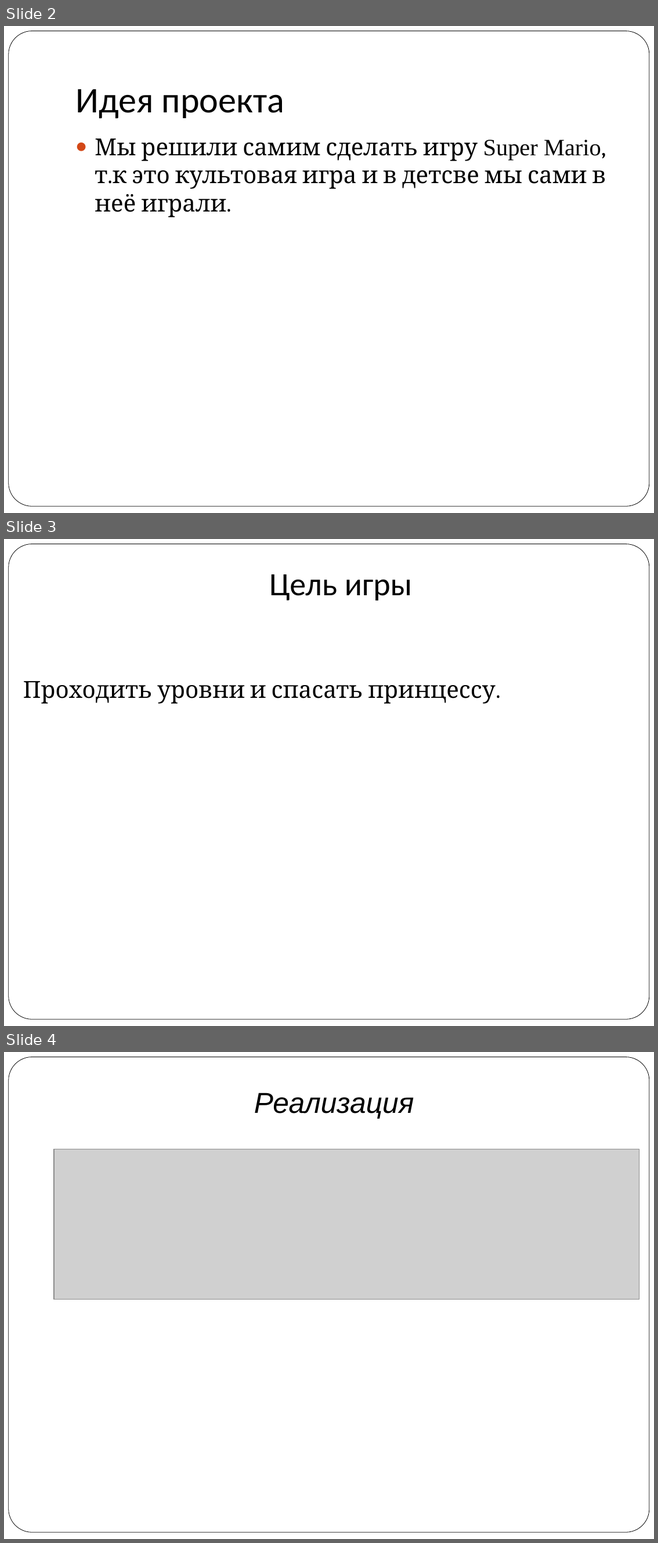
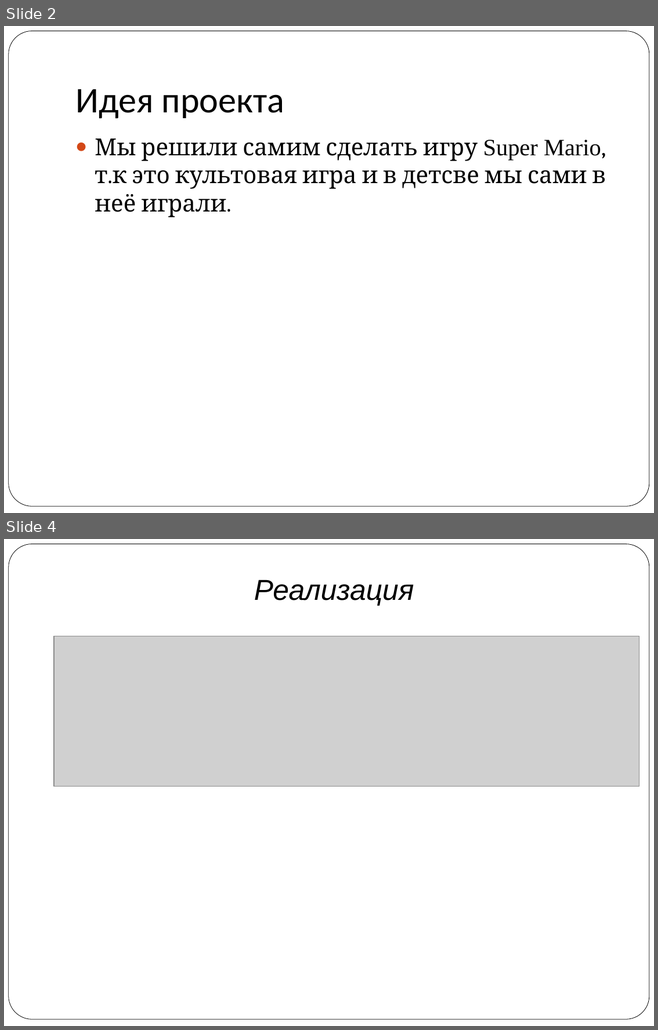
Before and after one commit to vitaly06/SuperMario, a slide deck: piton.ppt. Shown one above the other, each under a label of ours: slides 2, 3 and 4 before the commit, slides 2 and 4 after it; the slides between them are not shown. The pictures are 658x1543 and 658x1030 pixels, drawn with LibreOffice and Linux fonts; fonts in the diff are those of the drawing; grey boxes stand for pictures. Boxes give left, top, right and bottom in pixels: in the first picture for what was removed or moved away, otherwise in the second. Text is boxed around its words. In the diff, an @@ line names an element or a change of style, - is before the commit and + after.

```diff
--- a/piton.ppt
+++ b/piton.ppt
@@ slide 3 removed at bbox=[4, 539, 654, 1026], background #FFFFFF; not listed: 1 template element that a slide beside it also shows @@
@@ title removed at bbox=[269, 574, 412, 600] @@
-Цель игры
@@ text removed at bbox=[23, 681, 495, 704] @@
-Проходить уровни и спасать принцессу.
```
Also in this commit, not shown: 4 slides changed, 4 slides added.
